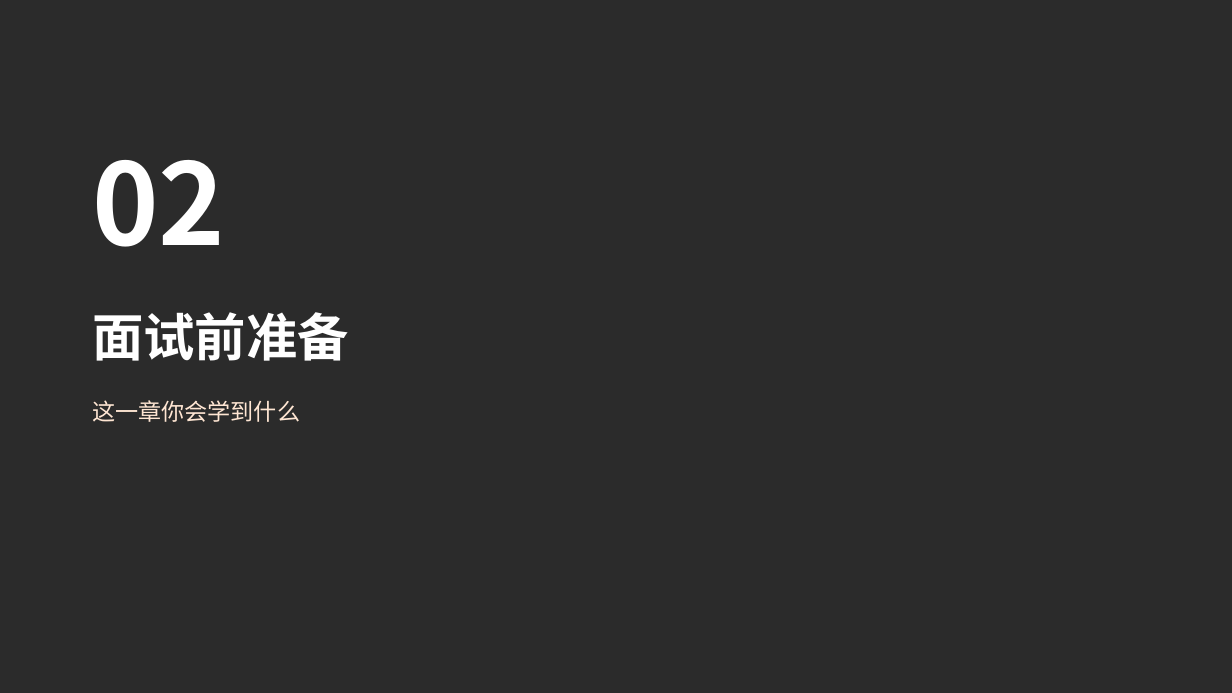
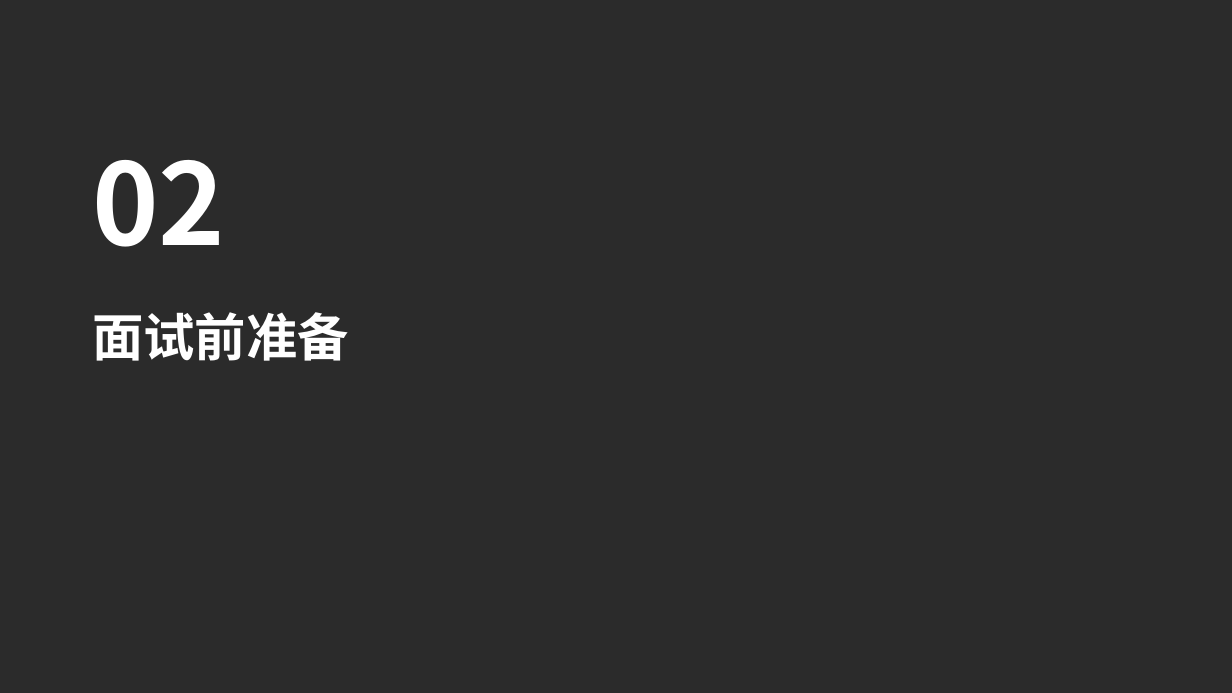
Before and after one commit to crawfordxx/xiaoma-ppt, a slide deck: slide 6 of examples/education/out/deck.pptx. Drawn at 1232x693 pixels with LibreOffice and Linux fonts; fonts in the diff are those of the drawing; background and template pictures are left out; a plain dark background stands for a picture behind light text. Boxes give left, top, right and bottom in pixels: in the first picture for what was removed or moved away, otherwise in the second. Text is boxed around its words. In the diff, an @@ line names an element or a change of style, - is before the commit and + after.

```diff
--- a/examples/education/out/deck.pptx
+++ b/examples/education/out/deck.pptx
@@ text removed at (92,400,300,422) @@
-这一章你会学到什么
```
Also in this commit, not shown: 5 other slides changed, 27 other files.
